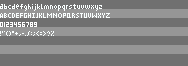
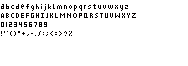
Layered file, before and after one edit (188×66). Changes by layer:
added layer "smallWR" in group "fontTiny" over 0, 3, 137, 37
hid "punc" over 0, 31, 54, 36
hid "letters" over 0, 4, 110, 18
hid "numSmall" over 1, 22, 37, 27
hid group "BG" (4 layers) over 0, 0, 188, 66
